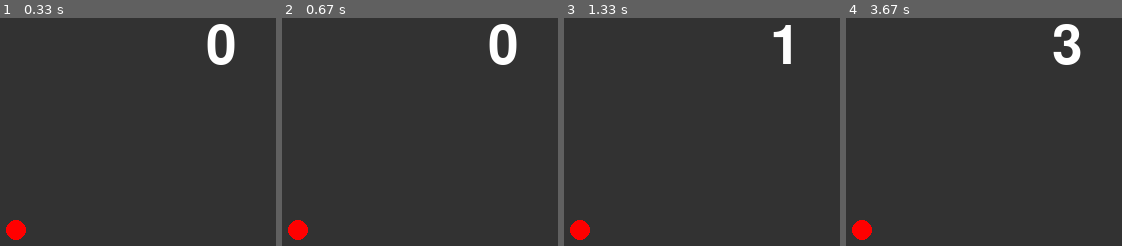
Above: before the commit, frames 1-4 (left to right).
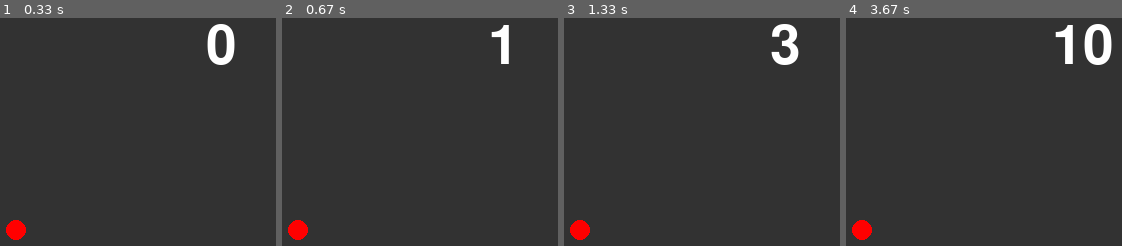
Above: after the commit, the same moments.

Repository: c0a24157fc/ProjExD_1
Game: pygame game, started from pygame_system.py
Two runs of this game, one before a commit and one after it. Both use one fixed random seed, a clock stepped at 60 frames per second and the inputs below.
Inputs:
- Up to frame 1 (0.33 s): no input
- Up to frame 2 (0.67 s): no input
- Up to frame 3 (1.33 s): no input
- Up to frame 4 (3.67 s): no input

Frame 1 is identical in both runs. In frame 2, 1.3% of the frame differs, in the area x 75-86%, y 2-21%; in frame 3, 1.0%; in frame 4, 2.1%, in the area x 75-97%, y 2-21%.

Commit message:
FPS変更

Diff:
--- a/pygame_system.py
+++ b/pygame_system.py
@@ -26,7 +26,7 @@
         screen.blit(enn, [100, 400])
         pg.display.update()
         tmr += 1
-        clock.tick(1)
+        clock.tick(3)
 
 
 if __name__ == "__main__":
